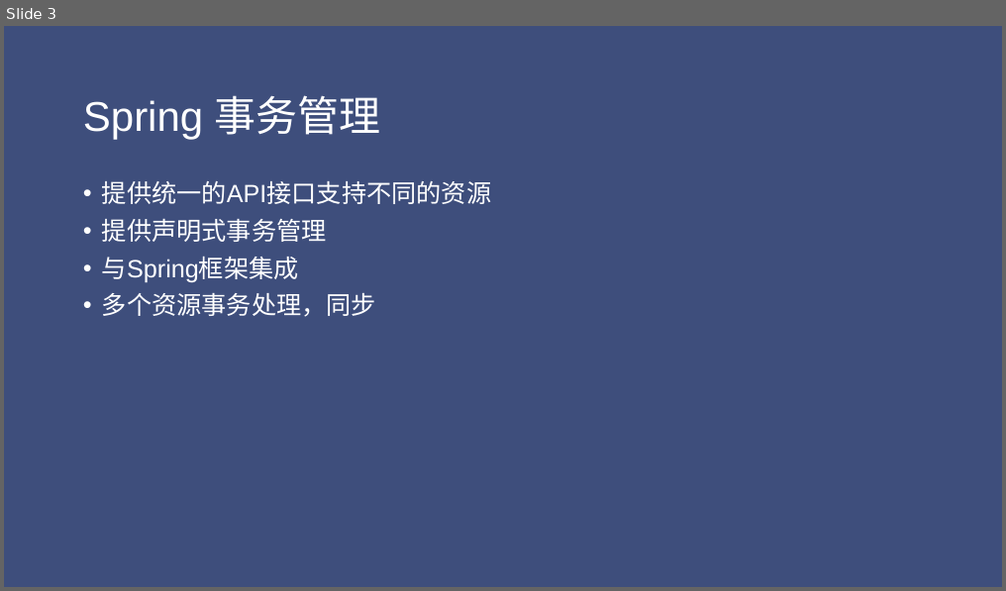
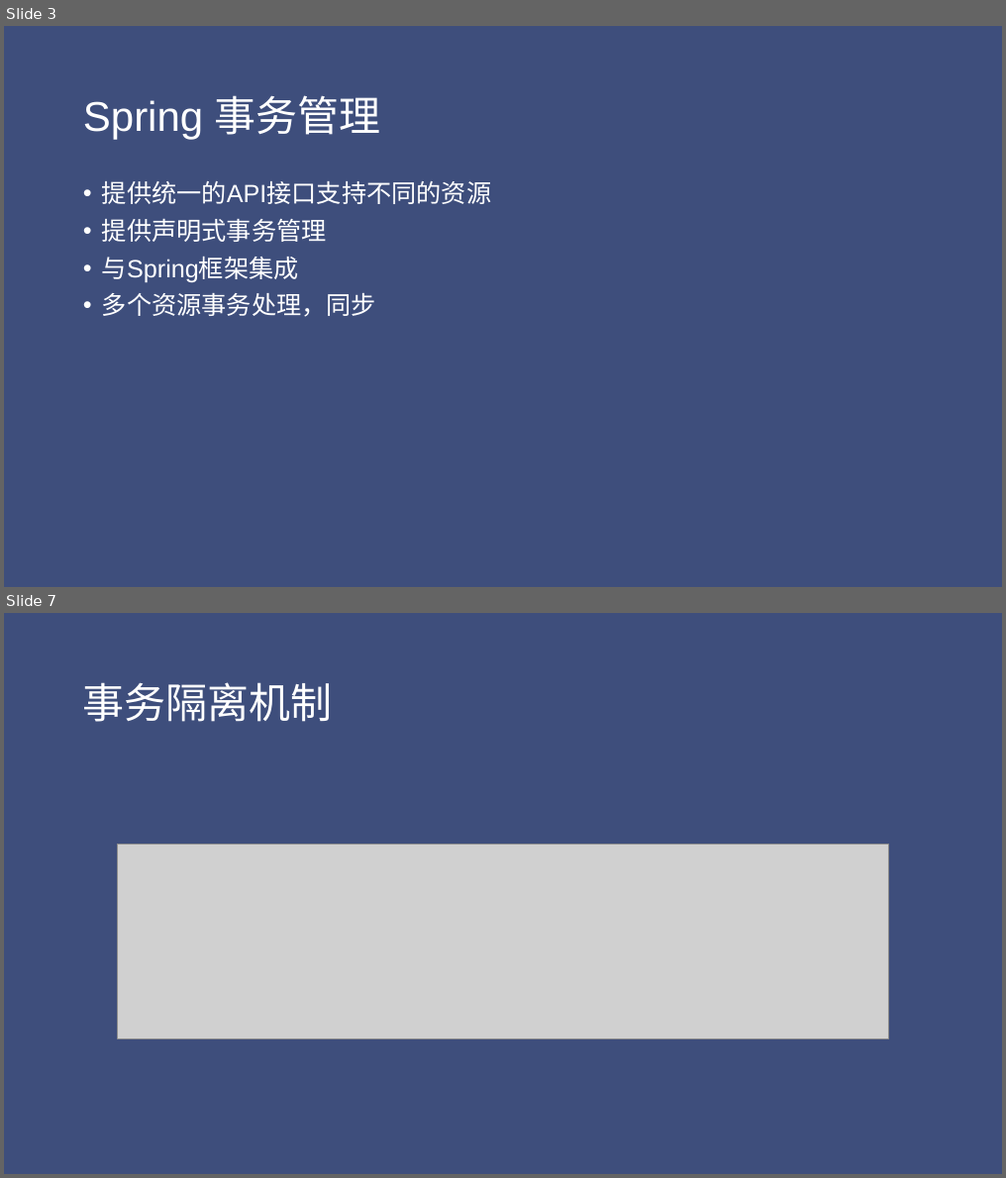
Before and after one commit to jungle0127/ncee, a slide deck: ncee-rest/docs/Spring事务.pptx. Shown one above the other, each under a label of ours: slide 3 before the commit, slides 3 and 7 after it; the slides between them are not shown. The pictures are 1006x591 and 1006x1178 pixels, drawn with LibreOffice and Linux fonts; fonts in the diff are those of the drawing; grey boxes stand for pictures. Boxes give left, top, right and bottom in pixels: in the first picture for what was removed or moved away, otherwise in the second. Text is boxed around its words. In the diff, an @@ line names an element or a change of style, - is before the commit and + after.

```diff
--- a/ncee-rest/docs/Spring事务.pptx
+++ b/ncee-rest/docs/Spring事务.pptx
@@ slide 7 added at (x1=4, y1=613, x2=1002, y2=1174), background #3E4E7C @@
@@ title added at (x1=83, y1=682, x2=333, y2=722), 40 pt, text #FFFFFF @@
+事务隔离机制
@@ picture added at (x1=118, y1=845, x2=889, y2=1039) @@
```
Also in this commit, not shown: 1 slide changed, 6 other slides added.
